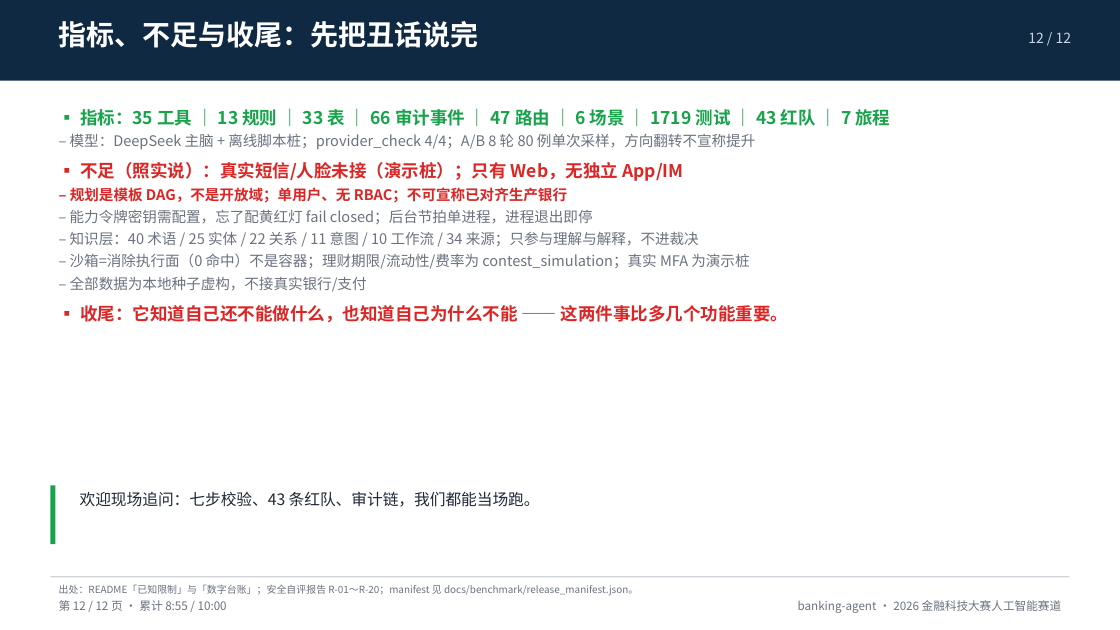
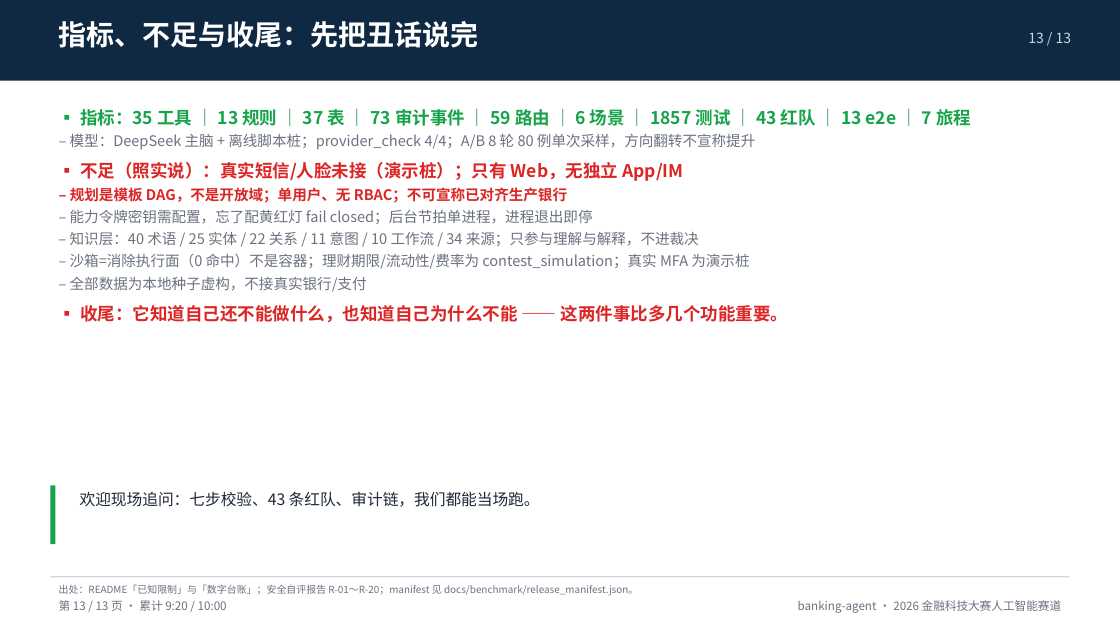
Before and after one commit to peng6yu/banking-agent, a slide deck: slide 13 of docs/交付/答辩PPT.pptx (slide 12 before the commit). Drawn at 1120x630 pixels with LibreOffice and Linux fonts; fonts in the diff are those of the drawing. Boxes give left, top, right and bottom in pixels: in the first picture for what was removed or moved away, otherwise in the second. Text is boxed around its words. In the diff, an @@ line names an element or a change of style, - is before the commit and + after.

Commit message:
文档与交付物跟上四入口：技术文档 §2.3/§2.4、答辩脚本、PPT 13 页、四入口截图
- 技术文档新增前端章（四入口、12 张卡、状态机、移动端策略）与审计链点验章
- 新增 docs/交付/答辩脚本.md（90 秒动线、10 分钟口播、兜底预案、上台清单）
- build_ppt.py 指向四入口截图、页数 12→13、指标按 manifest 校正（1857 测试/37 表/73 审计事件/59 路由）
- README 与提交物对照表同步四入口与 95/95 口径

```diff
--- a/docs/交付/答辩PPT.pptx
+++ b/docs/交付/答辩PPT.pptx
@@ text at (1028,32,1072,43): text changed @@
-12 / 12
+13 / 13
@@ text at (80,106,971,129): text changed @@
-▪ 指标：35 工具 ｜ 13 规则 ｜ 33 表 ｜ 66 审计事件 ｜ 47 路由 ｜ 6 场景 ｜ 1719 测试 ｜ 43 红队 ｜ 7 旅程
+▪ 指标：35 工具 ｜ 13 规则 ｜ 37 表 ｜ 73 审计事件 ｜ 59 路由 ｜ 6 场景 ｜ 1857 测试 ｜ 43 红队 ｜ 13 e2e ｜ 7 旅程
@@ text at (59,600,227,611): text changed @@
-第 12 / 12 页 · 累计 8:55 / 10:00
+第 13 / 13 页 · 累计 9:20 / 10:00
```
Also in this commit, not shown: 11 other slides changed, 1 slide added, 32 other files.
